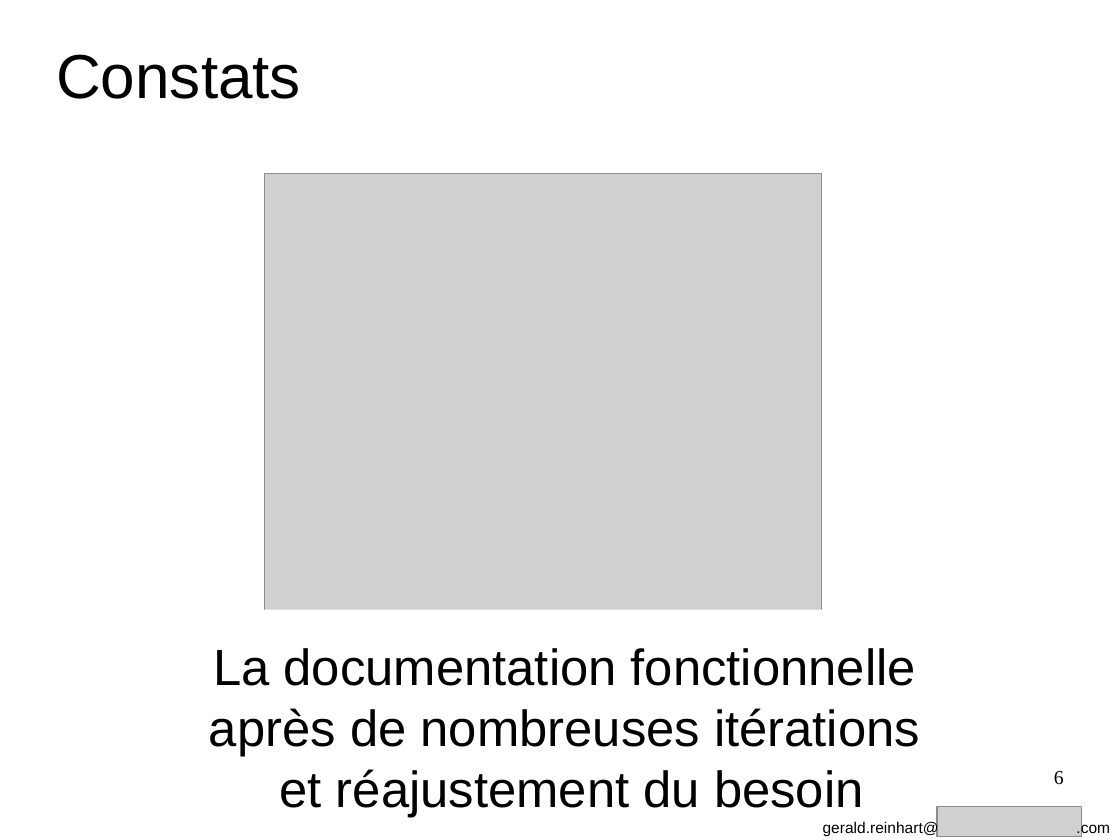
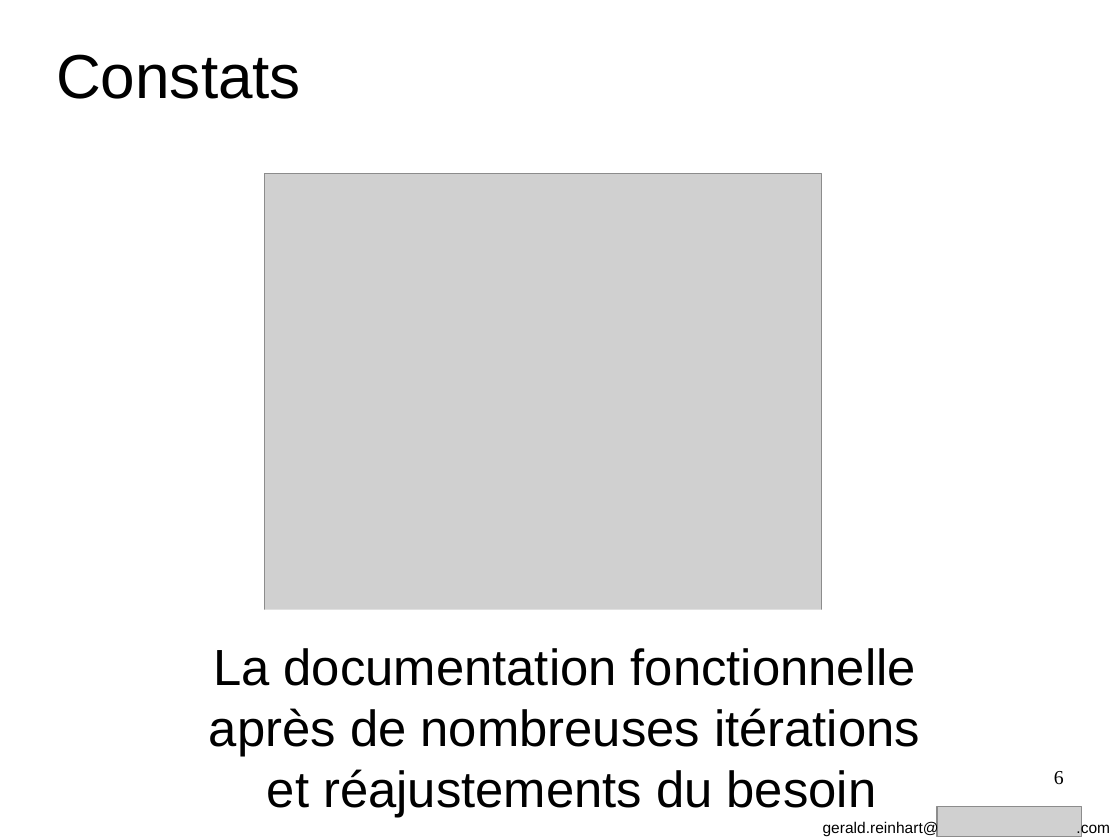
Before and after one commit to GeReinhart/dojo-bdd-library-ws-java, a slide deck: slide 6 of doc/BDD_presentation_agile_grenoble_2016.odp. Drawn at 1120x840 pixels with LibreOffice and Linux fonts; fonts in the diff are those of the drawing; grey boxes stand for pictures. Boxes give left, top, right and bottom in pixels: in the first picture for what was removed or moved away, otherwise in the second. Text is boxed around its words. In the diff, an @@ line names an element or a change of style, - is before the commit and + after.

```diff
--- a/doc/BDD_presentation_agile_grenoble_2016.odp
+++ b/doc/BDD_presentation_agile_grenoble_2016.odp
@@ text at (209, 648, 920, 818): text changed @@
-La documentation fonctionnelle
-après de nombreuses itérations
-et réajustement du besoin
+La documentation fonctionnelle
+après de nombreuses itérations
+et réajustements du besoin
```
Also in this commit, not shown: 23 other slides changed, 1 other file.
